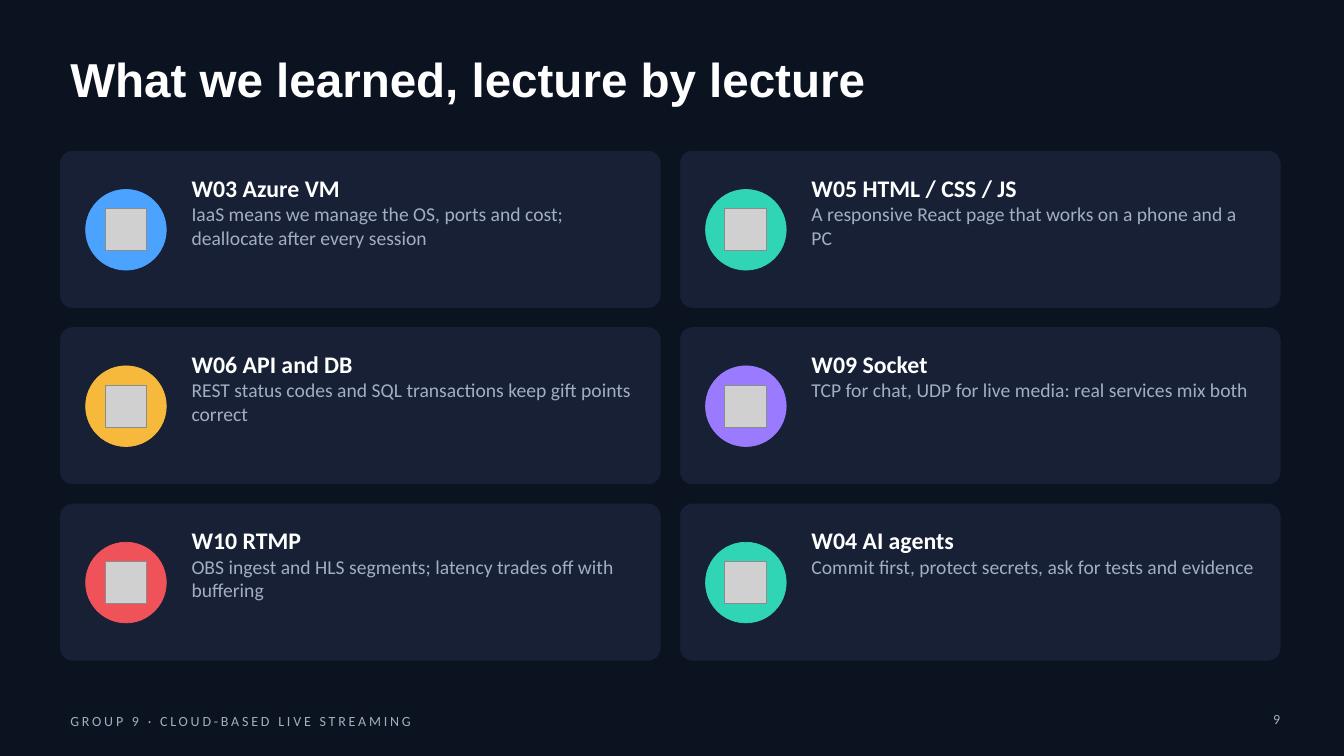
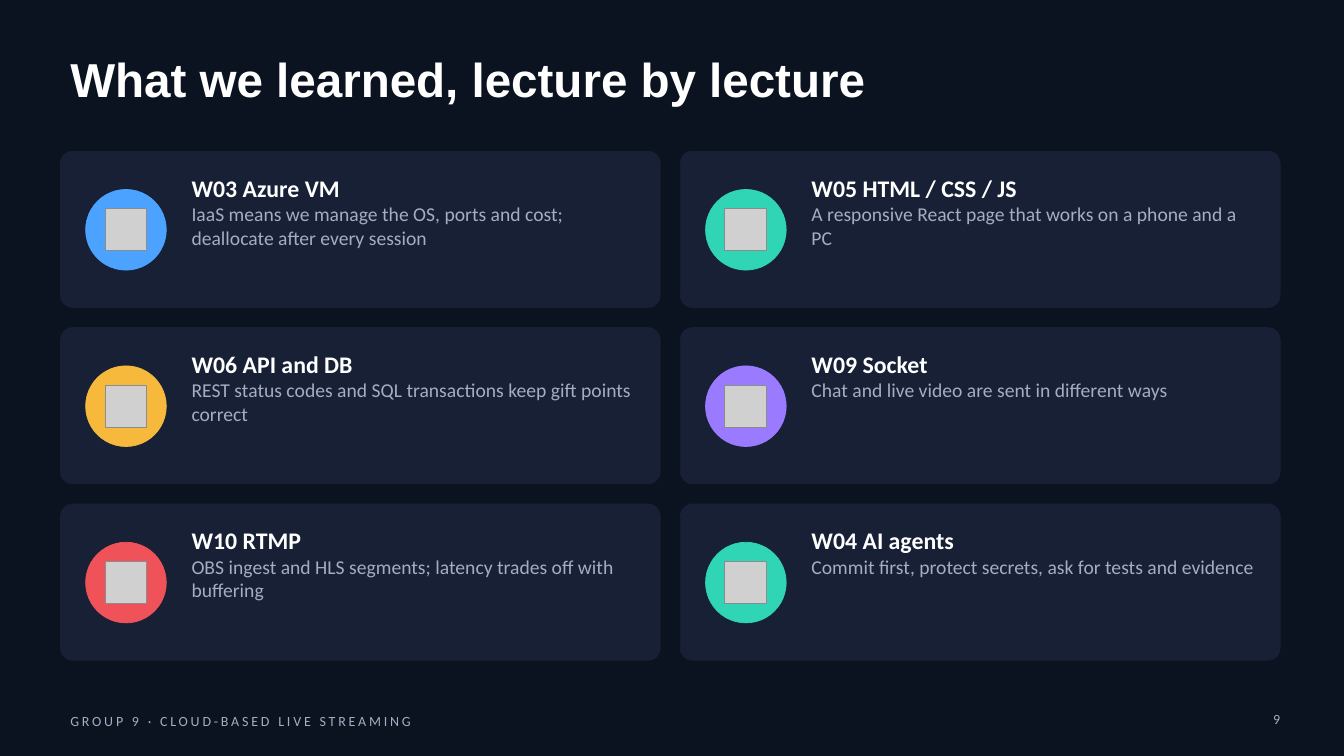
Before and after one commit to yycc0112299/live_streaming, a slide deck: slide 9 of docs/final-report/Group 9.pptx. Drawn at 1344x756 pixels with LibreOffice and Linux fonts; fonts in the diff are those of the drawing; grey boxes stand for pictures. Boxes give left, top, right and bottom in pixels: in the first picture for what was removed or moved away, otherwise in the second. Text is boxed around its words. In the diff, an @@ line names an element or a change of style, - is before the commit and + after.

```diff
--- a/docs/final-report/Group 9.pptx
+++ b/docs/final-report/Group 9.pptx
@@ text at (811,383,1167,400): text changed @@
-TCP for chat, UDP for live media: real services mix both
+Chat and live video are sent in different ways
```
Also in this commit, not shown: 2 other slides changed, 3 other files.
